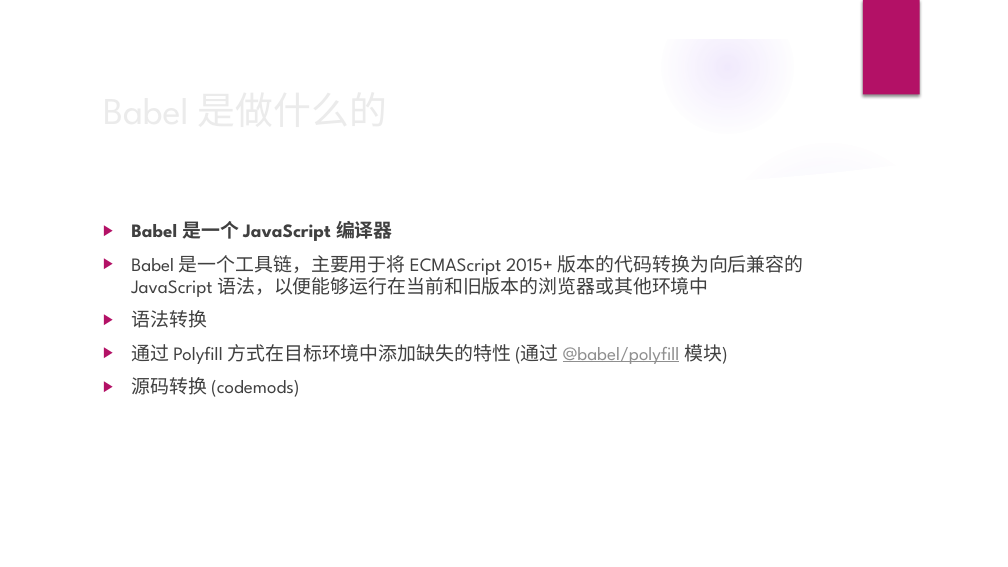
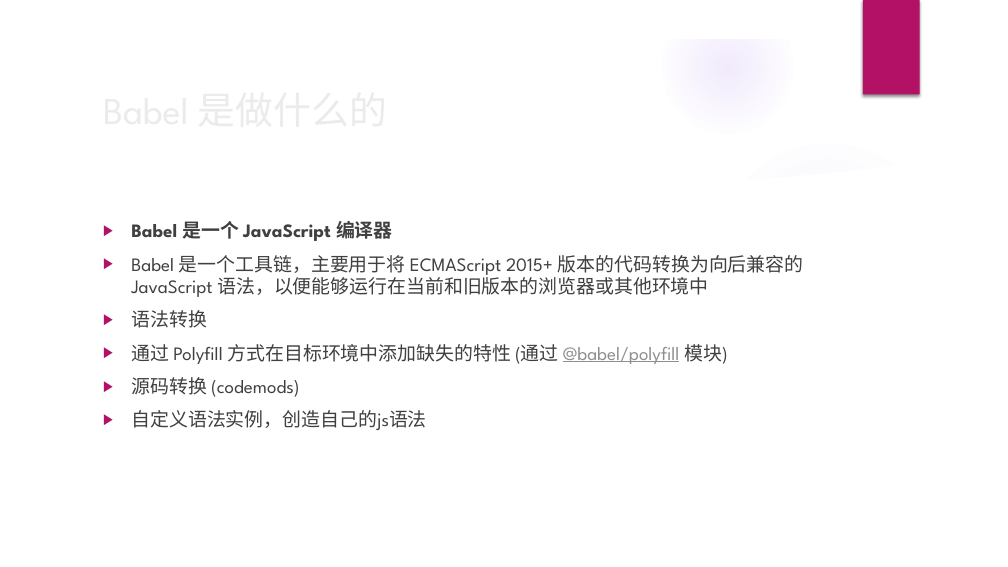
Before and after one commit to jiangyanghe/babel-lesson, a slide deck: slide 4 of babel.pptx (slide 2 before the commit). Drawn at 1008x567 pixels with LibreOffice and Linux fonts; fonts in the diff are those of the drawing; background and template pictures are left out. Boxes give left, top, right and bottom in pixels: in the first picture for what was removed or moved away, otherwise in the second. Text is boxed around its words. In the diff, an @@ line names an element or a change of style, - is before the commit and + after.

```diff
--- a/babel.pptx
+++ b/babel.pptx
@@ text at (131, 410, 426, 430): paragraph added @@
+▶ 自定义语法实例，创造自己的js语法
```
Also in this commit, not shown: 3 other slides changed, 5 slides added, 4 other files.
